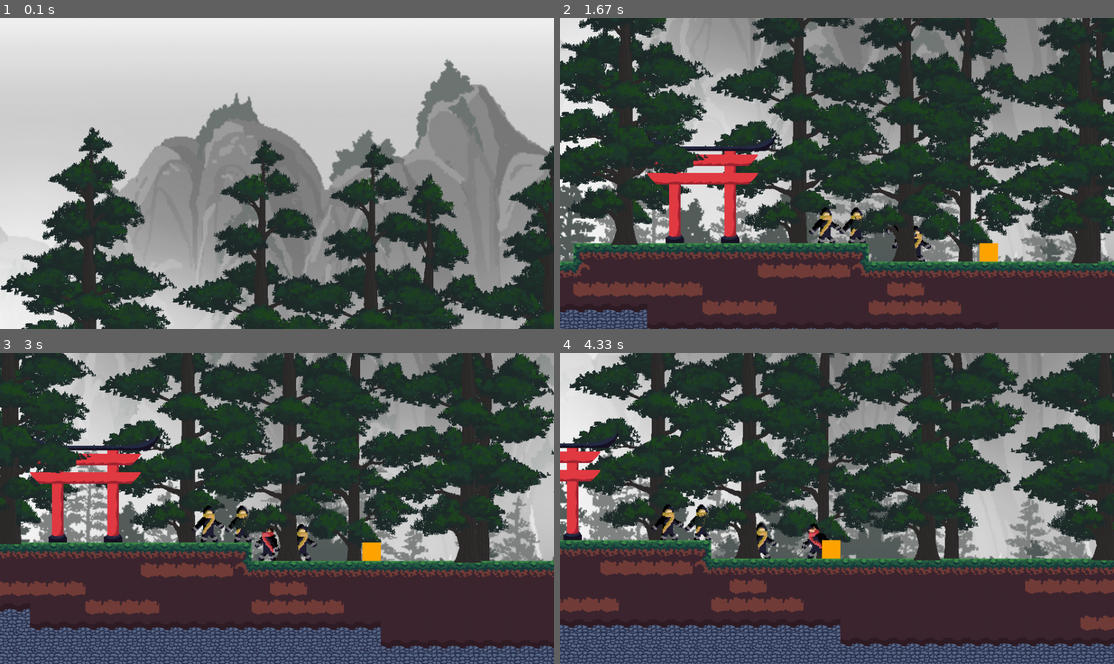
Above: before the commit, frames 1-4 (two rows, left to right).
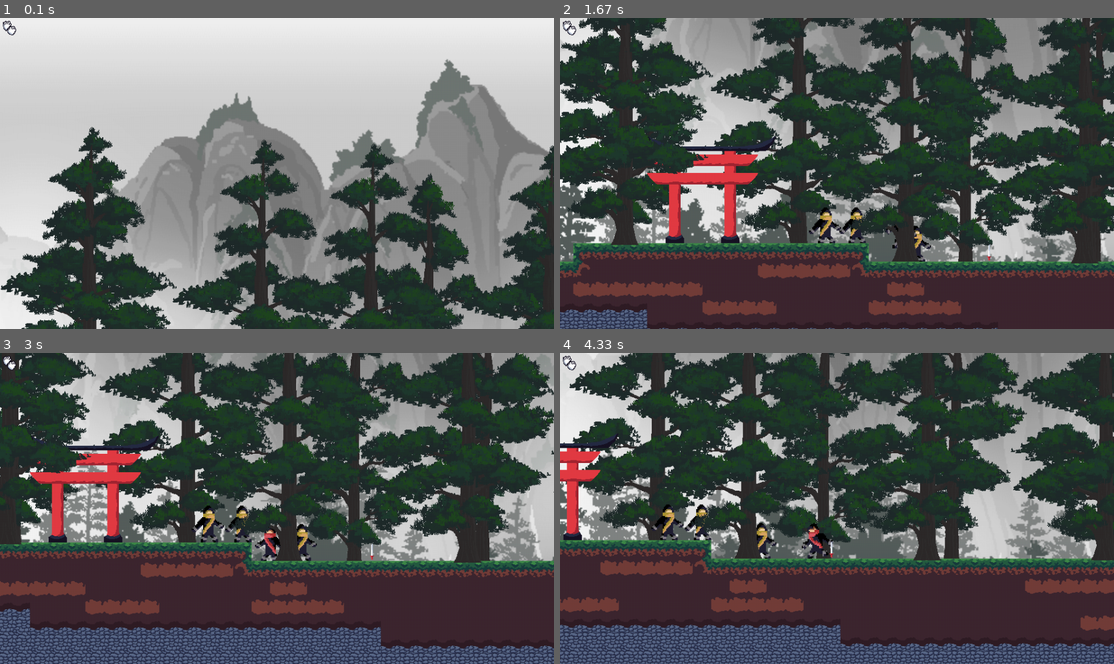
Above: after the commit, the same moments.

Repository: zyxwars/ninja
Game: pygame game, started from main.py
The game is run twice, just before and just after one commit, with the same random seed, the same clock (stepped at 60 frames per second) and the same inputs.
Inputs (mouse positions are in pixels of both pictures, inside the frame that each line leads up to):
- Up to frame 1 (0.1 s): no input
- Up to frame 2 (1.67 s): tap Space at 0.33 s; click (814, 185) at 0.72 s; hold D 1-1.47 s; hold D from 1.5 s (still down)
- Up to frame 3 (3 s): release D at 1.97 s; hold A 2-2.53 s; click (332, 576) at 2.62 s
- Up to frame 4 (4.33 s): hold D 3.33-3.97 s; hold A from 4 s (still down)

The runs differ from the first frame. In frame 1, less than 0.1% of the frame differs, in the area x 0-3%, y 0-6%; in frame 2, 0.3%; in frame 3, 0.5%, in the area x 0-69%, y 0-67%; in frame 4, 0.3%.

Commit message:
Add different weapon times

Diff:
--- a/config.py
+++ b/config.py
@@ -12,7 +12,6 @@
 
 # Animated Humanoid
 ANIMATION_SPEED = 0.008
-ATTACK_SPEED = 0.015
 
 # Player
 PLAYER_JUMP_BUFFER = 160
--- a/scenes/playable_scene.py
+++ b/scenes/playable_scene.py
@@ -165,6 +165,8 @@
             screen_surface.blit(
                 img.image, (img.rect.x + self.shift[0], img.rect.y + self.shift[1]))
 
+        screen_surface.blit(self.player.weapon.image, (0, 0))
+
         # Shift
         self.shift[0] += ((self.camera_pos.x -
                            (player_pos[0] + self.shift[0])) / config.CAMERA_X_SPEED) * game.delta_time
--- a/sprites/enemies/base_enemy.py
+++ b/sprites/enemies/base_enemy.py
@@ -12,20 +12,19 @@
 
 class BaseEnemy(Humanoid, Damageable):
     def __init__(self, pos, size):
+        self.image = pg.Surface(size).convert()
+        super().__init__(self.image.get_rect(topleft=pos))
+        Damageable.__init__(self, 100)
+
         sheet_parser = utils.SheetParser(
             __file__, 'assets/enemy_sheet.png')
-        self.image = pg.Surface(size).convert_alpha()
-
         self.animations = {'idle': sheet_parser.load_images_row((0, 0), 3, size),
-                           'attack': sheet_parser.load_images_row((0, 1), 4, size),
+                           'attack': {'punch': sheet_parser.load_images_row((0, 1), 4, size)},
                            'jump': sheet_parser.load_images_row((0, 2), 1, size),
                            'fall': sheet_parser.load_images_row((0, 3), 1, size),
                            'run': sheet_parser.load_images_row((0, 4), 2, size),
                            'push': sheet_parser.load_images_row((0, 5), 3, size),
                            'wall_slide': sheet_parser.load_images_row((0, 6), 1, size)}
-
-        super().__init__(self.image.get_rect(topleft=pos), self.animations)
-        Damageable.__init__(self, 100)
 
         self.speed = config.SPEED * 0.5
         self.patrol_route = [600, 1000]
--- a/sprites/humanoid.py
+++ b/sprites/humanoid.py
@@ -13,17 +13,13 @@
 
 
 class Humanoid(PhysicsEntity):
-    def __init__(self, rect, animations):
+    def __init__(self, rect):
         super().__init__(rect)
 
-        # TODO: Change the animation initialization
-        self.idle_animation = animations['idle']
-        self.attack_animation = animations['attack']
-        self.jump_animation = animations['jump']
-        self.fall_animation = animations['fall']
-        self.run_animation = animations['run']
-        self.push_animation = animations['push']
-        self.wall_slide_animation = animations['wall_slide']
+        self.animations = {'idle': [], 'attack': {'punch': []}, 'jump': [],
+                           'fall': [], 'run': [], 'push': [], 'wallslide': []}
+        self.animation = 'idle'
+        self.animation_index = 0
 
         self.animation_speed = config.ANIMATION_SPEED
         self.weapon = Punch()
@@ -31,9 +27,6 @@
         # Attack speed is directly tied to the attack animation speed
         self.is_attacking = False
         self.jumped_from_wall = False
-
-        self.animation = self.idle_animation
-        self.animation_index = 0
 
     def attack(self, entities, attack_sound, hit_sound):
         if self.is_attacking:
@@ -67,34 +60,34 @@
 
     def animate(self):
         last_frame_animation = self.animation
-        self.animation_speed = config.ANIMATION_SPEED
 
         # Attacking
         if self.is_attacking:
-            self.animation = self.attack_animation
-            self.animation_speed = self.weapon.attack_length_ms ** -1
+            self.animation = 'attack'
+            self.animation_speed = (
+                self.weapon.attack_length_ms / len(self.animations['attack'][self.weapon.name])) ** -1
         # Touching wall
         elif self.touching_wall:
             # Running against wall
             if self.is_grounded:
-                self.animation = self.push_animation
+                self.animation = 'push'
             # Wall sliding
             else:
-                self.animation = self.wall_slide_animation
+                self.animation = 'wallslide'
                 # Slow down gravity when player is wallsliding
                 self.dir.y = min(self.dir.y, 0.5)
         # Running
         elif self.is_grounded and self.dir.x != 0:
-            self.animation = self.run_animation
+            self.animation = 'run'
         # Jumping
         elif self.dir.y < 0:
-            self.animation = self.jump_animation
+            self.animation = 'jump'
         # Falling
-        elif (self.animation in [self.jump_animation, self.fall_animation] and self.dir.y > 0.5) or self.dir.y > 1:
-            self.animation = self.fall_animation
+        elif (self.animation in ['jump', 'fall'] and self.dir.y > 0.5) or self.dir.y > 1:
+            self.animation = 'fall'
         # Idle
         elif self.dir == pg.Vector2(0, 0):
-            self.animation = self.idle_animation
+            self.animation = 'idle'
 
         # Restart animation  when animation state changes
         # This is required since attack speed is tied to the animation,
@@ -102,14 +95,23 @@
         if last_frame_animation != self.animation:
             self.animation_index = 0
 
-        if self.animation_index >= len(self.animation):
-            self.animation_index = 0
+        if self.animation == 'attack':
             # End attack animation after it played once
-            if self.is_attacking:
+            if self.animation_index >= len(self.animations['attack'][self.weapon.name]):
+                self.animation_index = 0
+                self.animation = 'idle'
                 self.is_attacking = False
+                self.animation_speed = config.ANIMATION_SPEED
+        else:
+            if self.animation_index >= len(self.animations[self.animation]):
+                self.animation_index = 0
 
-        # flip_x = !facing_right, flip image only when not facing right
-        self.image = pg.transform.flip(
-            self.animation[math.floor(self.animation_index)], not self.facing_right, False)
+        if self.animation == 'attack':
+            self.image = pg.transform.flip(
+                self.animations['attack'][self.weapon.name][math.floor(self.animation_index)], not self.facing_right, False)
+        else:
+            # flip_x = !facing_right, flip image only when not facing right
+            self.image = pg.transform.flip(
+                self.animations[self.animation][math.floor(self.animation_index)], not self.facing_right, False)
 
         self.animation_index += self.animation_speed * game.delta_time
--- a/sprites/player/player.py
+++ b/sprites/player/player.py
@@ -12,17 +12,25 @@
 
 class Player(Humanoid, Damageable):
     def __init__(self, pos, scale):
+        self.image = pg.Surface(scale).convert()
+        Humanoid.__init__(
+            self, self.image.get_rect(topleft=pos))
+        Damageable.__init__(self, 100)
+
         sheet_parser = utils.SheetParser(
             __file__, 'assets/player_sheet.png')
-        self.image = pg.Surface(scale).convert_alpha()
-
+        attack_sheet_parse = utils.SheetParser(
+            __file__, 'assets/attack_sheet.png')
         self.animations = {'idle': sheet_parser.load_images_row((0, 0), 3, scale),
-                           'attack': sheet_parser.load_images_row((0, 1), 4, scale),
+                           'attack': {'punch': attack_sheet_parse.load_images_row((0, 0), 4, scale),
+                                      'kick': attack_sheet_parse.load_images_row((0, 1), 7, scale),
+                                      'katana': attack_sheet_parse.load_images_row((0, 2), 6, scale)
+                                      },
                            'jump': sheet_parser.load_images_row((0, 2), 1, scale),
                            'fall': sheet_parser.load_images_row((0, 3), 1, scale),
                            'run': sheet_parser.load_images_row((0, 4), 2, scale),
                            'push': sheet_parser.load_images_row((0, 5), 3, scale),
-                           'wall_slide': sheet_parser.load_images_row((0, 6), 1, scale)}
+                           'wallslide': sheet_parser.load_images_row((0, 6), 1, scale)}
 
         # Sounds
         self.jump_sound = pg.mixer.Sound(
@@ -43,10 +51,6 @@
             sound.set_volume(0.5)
             self.punch_sounds.append(sound)
 
-        Humanoid.__init__(
-            self, self.image.get_rect(topleft=pos), self.animations)
-        Damageable.__init__(self, 100)
-
     def on_died(self):
         pass
 
@@ -59,7 +63,7 @@
         debug.debug('touching_wall', self.touching_wall)
         debug.debug('is_grounded', self.is_grounded)
         debug.debug('dir', self.dir)
-        debug.debug('attacking', self.is_attacking)
+        debug.debug('animation', self.animation)
 
     def draw(self, screen, shift: pg.Vector2):
         screen.blit(self.image, (self.rect.x +
--- a/sprites/weapons/katana.py
+++ b/sprites/weapons/katana.py
@@ -1,10 +1,9 @@
 import pygame as pg
 
 from .weapon import Weapon
+from utils import get_path
 
 
 class Katana(Weapon):
     def __init__(self, pos, *args, **kwargs):
-        self.image = pg.Surface((32, 32))
-        self.image.fill('orange')
-        super().__init__(100, 500, self.image.get_rect(topleft=pos), *args, **kwargs)
+        super().__init__(100, 500, 'katana', pos, *args, **kwargs)
--- a/sprites/weapons/punch.py
+++ b/sprites/weapons/punch.py
@@ -4,5 +4,5 @@
 
 
 class Punch(Weapon):
-    def __init__(self, *args, **kwargs):
-        super().__init__(25, 125, *args, **kwargs)
+    def __init__(self,  *args, **kwargs):
+        super().__init__(25, 250, 'punch', *args, **kwargs)
--- a/sprites/weapons/weapon.py
+++ b/sprites/weapons/weapon.py
@@ -2,15 +2,17 @@
 import pygame as pg
 
 from ..physics_entity import PhysicsEntity
+from utils import get_path
 
 
 class Weapon(PhysicsEntity):
-    def __init__(self, damage, attack_length_ms, rect=None, * args, **kwargs):
-        # Entity without rect holds the data for non droppable weapons such as hands
-        if rect:
-            super().__init__(rect, *args, **kwargs)
+    def __init__(self, damage, attack_length_ms, name, pos=(0, 0), *args, **kwargs):
+        self.image = pg.image.load(
+            get_path(__file__, f'assets/{name}.png'))
+        super().__init__(self.image.get_rect(topleft=pos), *args, **kwargs)
         self.damage = damage
         self.attack_length_ms = attack_length_ms
+        self.name = name
 
     def equip(self):
         self.kill()
Binary file added: sprites/player/assets/attack_sheet.png
Binary file added: sprites/weapons/assets/katana.png
Binary file added: sprites/weapons/assets/kick.png
Binary file added: sprites/weapons/assets/punch.png
Renamed: sprites/player/assets/shuriken.png -> sprites/weapons/assets/shuriken.png
Not shown, changed: TODO.md
